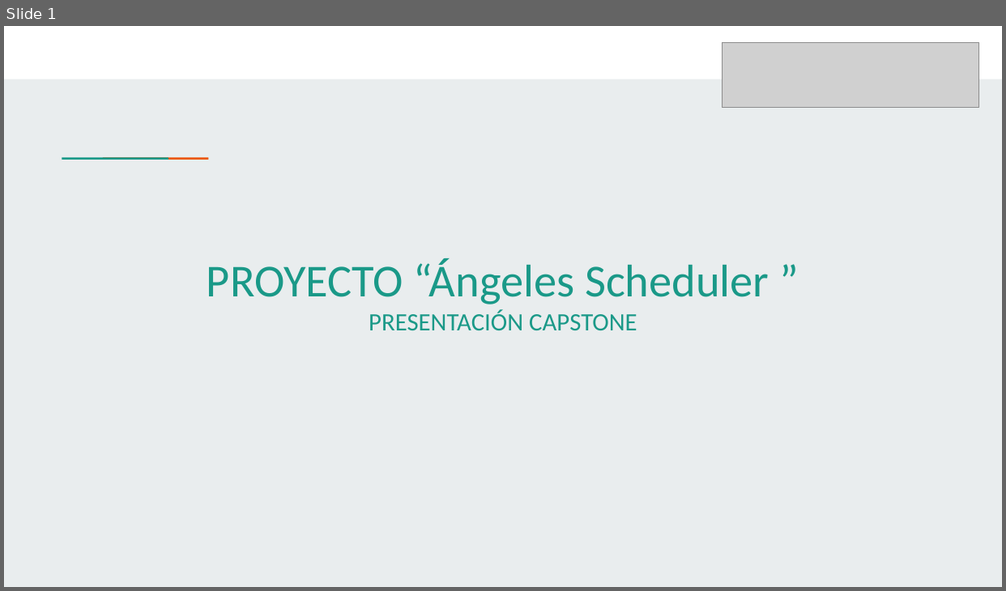
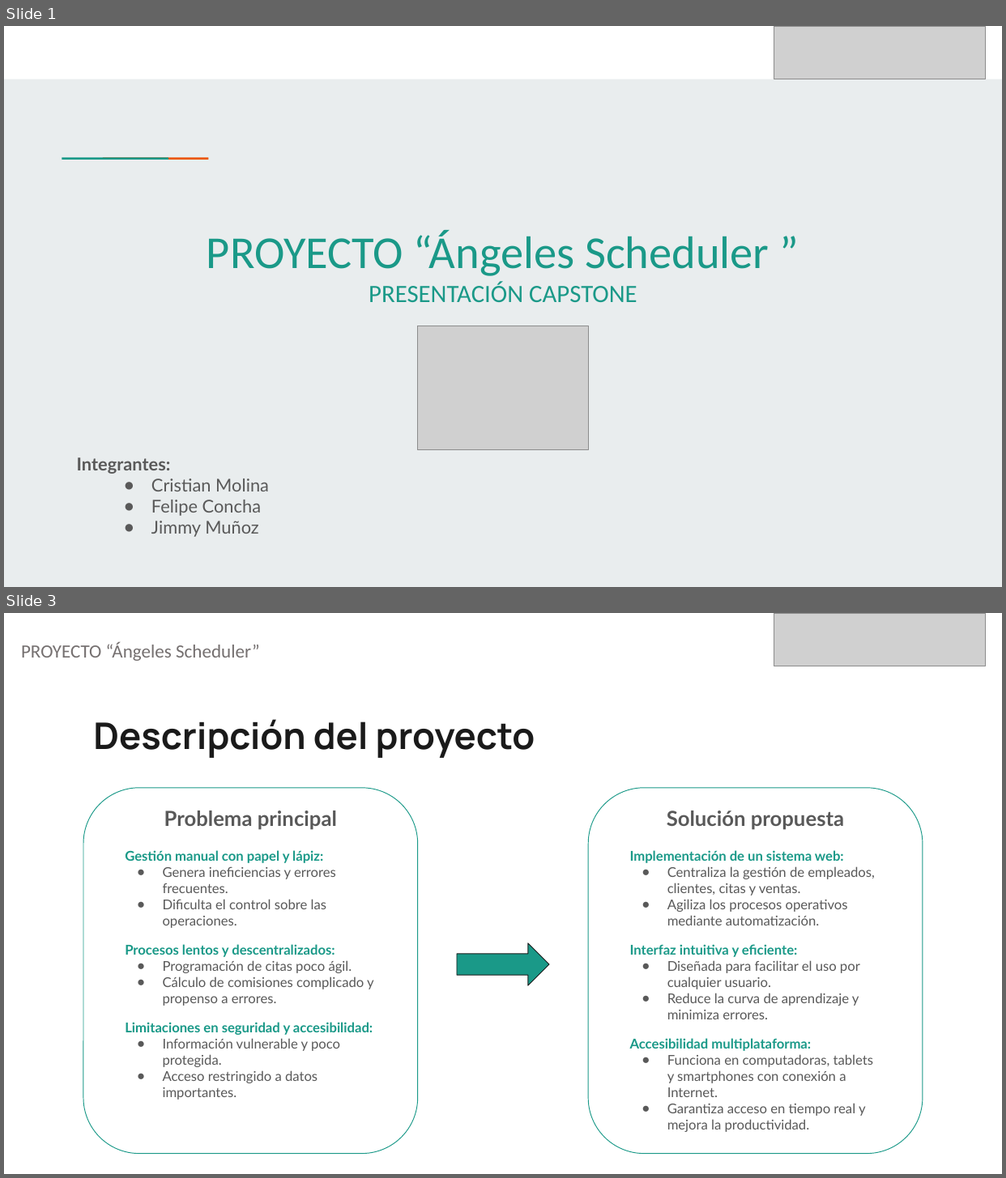
Before and after one commit to CrisMolina12/CP_PTY4614_4_EQP_2, a slide deck: Fase 2/Evidencias Proyecto/Presentación Proyecto.pptx. Shown one above the other, each under a label of ours: slide 1 before the commit, slides 1 and 3 after it; the slides between them are not shown. The pictures are 1006x591 and 1006x1178 pixels, drawn with LibreOffice and Linux fonts; fonts in the diff are those of the drawing; grey boxes stand for pictures. Boxes give left, top, right and bottom in pixels: in the first picture for what was removed or moved away, otherwise in the second. Text is boxed around its words. In the diff, an @@ line names an element or a change of style, - is before the commit and + after.

```diff
--- a/Fase 2/Evidencias Proyecto/Presentación Proyecto.pptx
+++ b/Fase 2/Evidencias Proyecto/Presentación Proyecto.pptx
@@ slide 3 added at <box>4,613,1002,1174</box>, background #FFFFFF @@
@@ picture added at <box>774,613,986,666</box> @@
@@ text added at <box>21,642,260,661</box>, 18 pt, text #757070 @@
+PROYECTO “Ángeles Scheduler”
@@ title added at <box>93,719,535,758</box>, 35.3 pt, text #1A1A1A, bold @@
+Descripción del proyecto
@@ rounded rectangle added at <box>83,788,418,1154</box>, outline #1A9988 0.75 pt @@
@@ rounded rectangle added at <box>589,788,923,1154</box>, outline #1A9988 0.75 pt @@
@@ text added at <box>164,811,337,830</box>, 20 pt, text #595959, bold @@
+Problema principal
@@ text added at <box>667,811,844,830</box>, 20 pt, text #595959, bold @@
+Solución propuesta
@@ text added at <box>125,850,374,1100</box>, 13 pt, text #595959 @@
+Gestión manual con papel y lápiz:
+● Genera ineficiencias y errores frecuentes.
+● Dificulta el control sobre las operaciones.
+Procesos lentos y descentralizados:
+● Programación de citas poco ágil.
+● Cálculo de comisiones complicado y propenso a errores.
+Limitaciones en seguridad y accesibilidad:
+● Información vulnerable y poco protegida.
+● Acceso restringido a datos importantes.
@@ text added at <box>630,850,875,1132</box>, 13 pt, text #595959 @@
+Implementación de un sistema web:
+● Centraliza la gestión de empleados, clientes, citas y ventas.
+● Agiliza los procesos operativos mediante automatización.
+Interfaz intuitiva y eficiente:
+● Diseñada para facilitar el uso por cualquier usuario.
+● Reduce la curva de aprendizaje y minimiza errores.
+Accesibilidad multiplataforma:
+● Funciona en computadoras, tablets y smartphones con conexión a Internet.
+● Garantiza acceso en tiempo real y mejora la productividad.
@@ right arrow added at <box>457,943,549,986</box>, fill #1A9988, outline #1A1A1A 0.75 pt @@
@@ slide 1 changed as well @@
@@ picture: place and size @@
-picture at <box>722,43,979,108</box>
+picture at <box>774,26,986,79</box>
@@ text "PROYECTO “Ángeles Scheduler ”": place and size @@
-text "PROYECTO “Ángeles Scheduler ”" at <box>206,258,769,331</box>
+text "PROYECTO “Ángeles Scheduler ”" at <box>206,230,769,302</box>
@@ picture added at <box>418,327,589,450</box> @@
@@ text added at <box>77,458,269,537</box>, 17 pt, text #595959 @@
+Integrantes:
+● Cristian Molina
+● Felipe Concha
+● Jimmy Muñoz
```
Also in this commit, not shown: 7 other slides changed, 7 other slides added, 7 slides removed.
